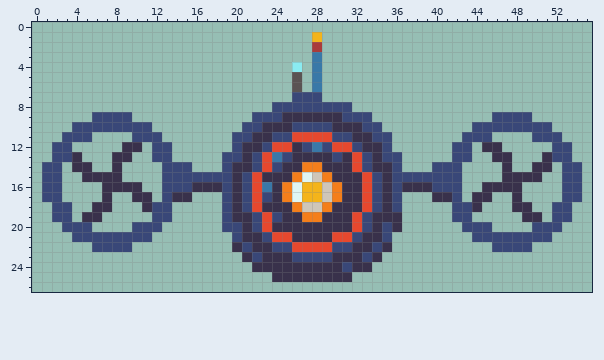
A pixel-art sprite gets an edit: Sprites/drone_enemy.png. This is how it looked before the edit.
The file is 56x27 pixels.
After:
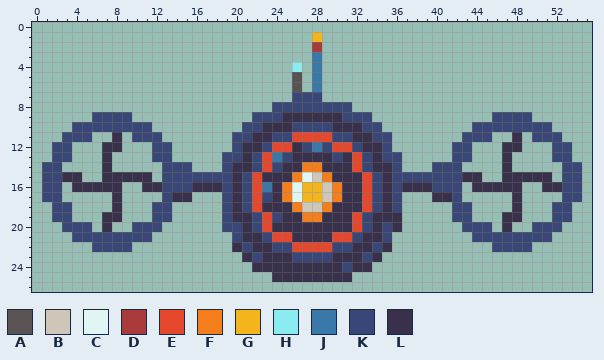
Palette (. is transparent): A #5a5353  B #cfc6b8  C #dff6f5  D #a93b3b  E #e6482e  F #f47e1b  G #f4b41b  H #8aebf1  J #3978a8  K #394778  L #39314b
What changed:
{"y":11,"x":8,"old":".","new":"L"}
{"y":11,"x":48,"old":".","new":"L"}
{"y":12,"x":7,"old":"..LL","new":"LL.."}
{"y":12,"x":45,"old":"LL..","new":"..LL"}
{"y":13,"x":4,"old":"L","new":"."}
{"y":13,"x":7,"old":".LL","new":"L.."}
{"y":13,"x":46,"old":"L","new":"."}
{"y":13,"x":51,"old":"L","new":"."}
{"y":14,"x":4,"old":"LL","new":".."}
{"y":14,"x":7,"old":".L","new":"L."}
{"y":14,"x":50,"old":"LL","new":".."}
{"y":15,"x":3,"old":"..LL","new":"LL.."}
{"y":15,"x":9,"old":"...","new":"LLL"}
{"y":15,"x":43,"old":"..","new":"LL"}
{"y":15,"x":51,"old":".","new":"L"}
{"y":16,"x":4,"old":"...","new":"LLL"}
{"y":16,"x":9,"old":"LL..","new":"..LL"}
{"y":16,"x":44,"old":".","new":"L"}
{"y":16,"x":51,"old":"..","new":"LL"}
{"y":17,"x":7,"old":"L.","new":".L"}
{"y":17,"x":10,"old":"LL","new":".."}
{"y":17,"x":44,"old":"LL","new":".."}
{"y":18,"x":6,"old":"LL.","new":"..L"}
{"y":18,"x":11,"old":"L","new":"."}
{"y":18,"x":44,"old":"L","new":"."}
{"y":18,"x":49,"old":"L","new":"."}
{"y":19,"x":5,"old":"LL..","new":"..LL"}
{"y":19,"x":47,"old":"..LL","new":"LL.."}
{"y":20,"x":7,"old":".","new":"L"}
{"y":20,"x":47,"old":".","new":"L"}
